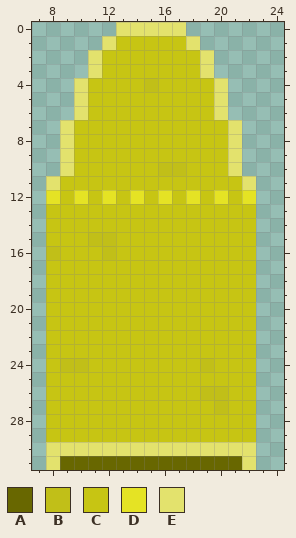
One commit to this pixel-art sprite: assets/images/bullet.png. The first picture shows the starting point.
The file is 32x32 pixels. Pixels under 10% opacity are left out. Colours within 5 levels of each other are drawn and written as one. Shown: x 7..24, y 0..31.
Palette (. is transparent): A #686700  B #c1bf18  C #c7c513  D #e5e324  E #e3e26d
Once edited:
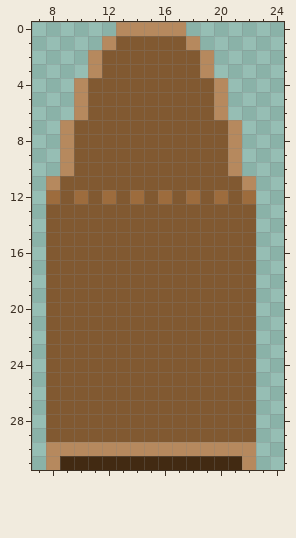
The exact change:
@@ palette @@
-A #686700
+A #422a12
-C #c7c513
+C #815931
-D #e5e324
+D #9d6c3d
-E #e3e26d
+E #b6895e
@@ x 13..17 @@
  3 CCCCC
- 4 CCBCC
+ 4 CCCCC
  5 CCCCC
@@ x 14..19 @@
  9 CCCCCC
-10 CCBBCC
+10 CCCCCC
 11 CCCCCC
@@ x 7..14 @@
 14 .CCCCCCC
-15 .CCCBBCC
-16 .BCCCBCC
+15 .CCCCCCC
+16 .CCCCCCC
 17 .CCCCCCC
@@ x 7..24 @@
 23 .CCCCCCCCCCCCCCC..
-24 .CBBCCCCCCCCBCCC..
+24 .CCCCCCCCCCCCCCC..
 25 .CCCCCCCCCCCCCCC..
-26 .CCCCCCCCCCCBBCC..
-27 .CCCCCCCCCCCCBCC..
+26 .CCCCCCCCCCCCCCC..
+27 .CCCCCCCCCCCCCCC..
 28 .CCCCCCCCCCCCCCC..
Changed places in both pictures, as pixel boxes (x1, y1, x2, y2):
changed: (46, 22, 256, 470)
